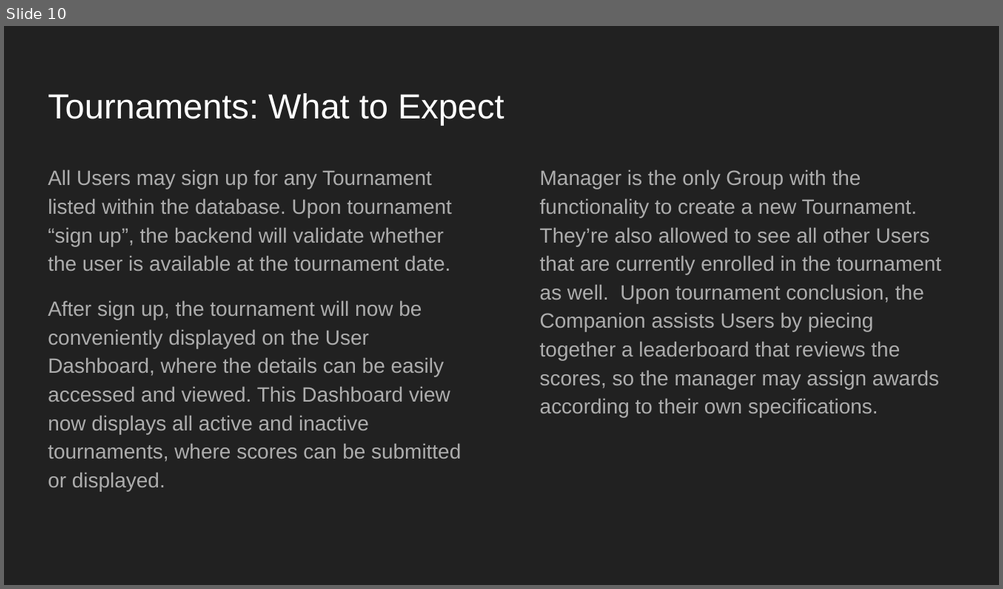
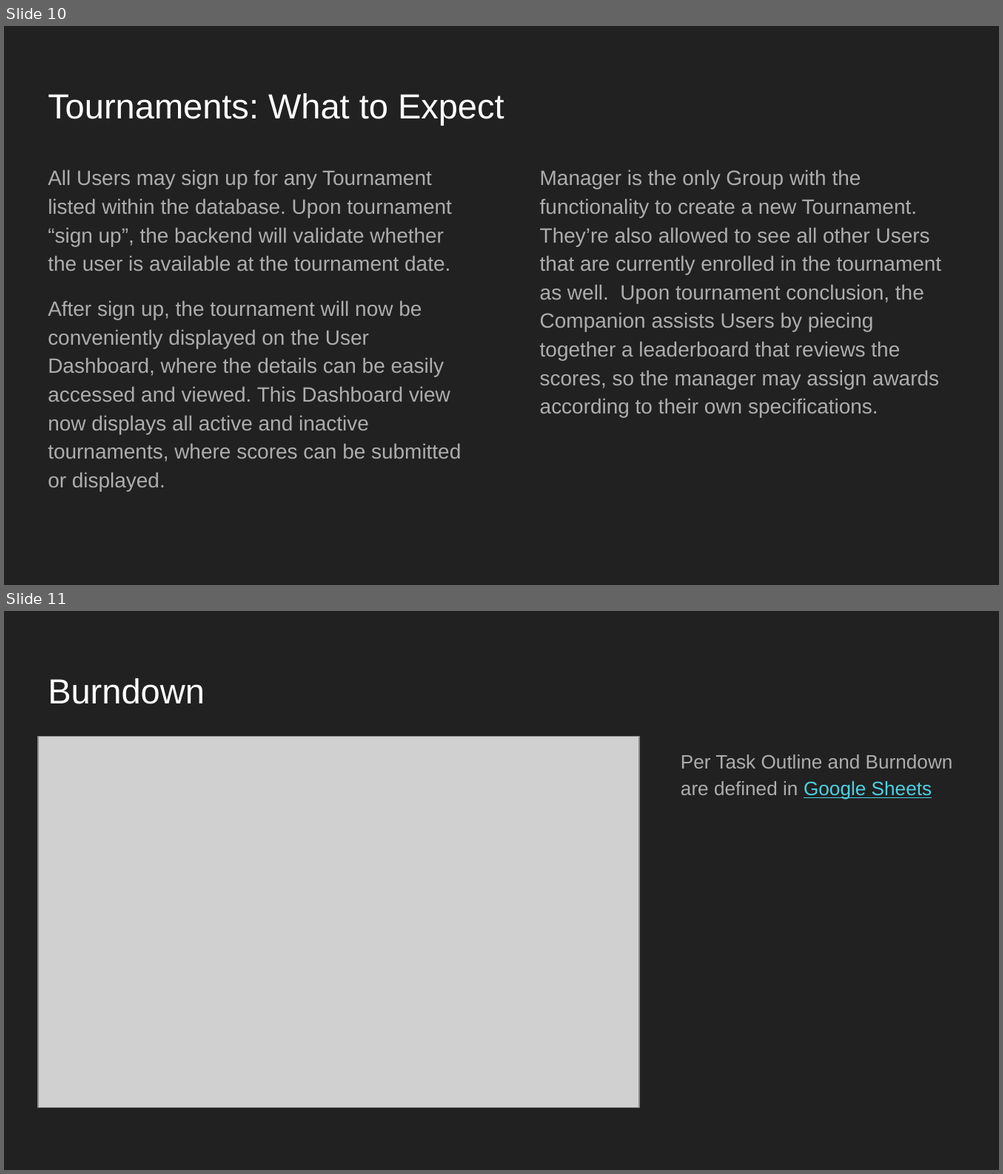
Before and after one commit to sbeckstrand/cs-3450-disk-golf, a slide deck: docs/presentation/CS3240 WebApp Presentation.pptx. Shown one above the other, each under a label of ours: slide 10 before the commit, slides 10 and 11 after it. The pictures are 1003x589 and 1003x1174 pixels, drawn with LibreOffice and Linux fonts; fonts in the diff are those of the drawing; grey boxes stand for pictures. Boxes give left, top, right and bottom in pixels: in the first picture for what was removed or moved away, otherwise in the second. Text is boxed around its words. In the diff, an @@ line names an element or a change of style, - is before the commit and + after.

Commit message:
Added slide for burndown chart

```diff
--- a/docs/presentation/CS3240 WebApp Presentation.pptx
+++ b/docs/presentation/CS3240 WebApp Presentation.pptx
@@ slide 11 added at (4, 611, 999, 1170), background #212121 @@
@@ title added at (48, 678, 205, 704), 25.2 pt, text #FFFFFF @@
+Burndown
@@ picture added at (38, 736, 638, 1108) @@
@@ text added at (680, 755, 953, 800), 14 pt, text #ADADAD @@
+Per Task Outline and Burndown are defined in Google Sheets
```
Also in this commit, not shown: 3 slides changed, 1 other slide added, 1 other file.
